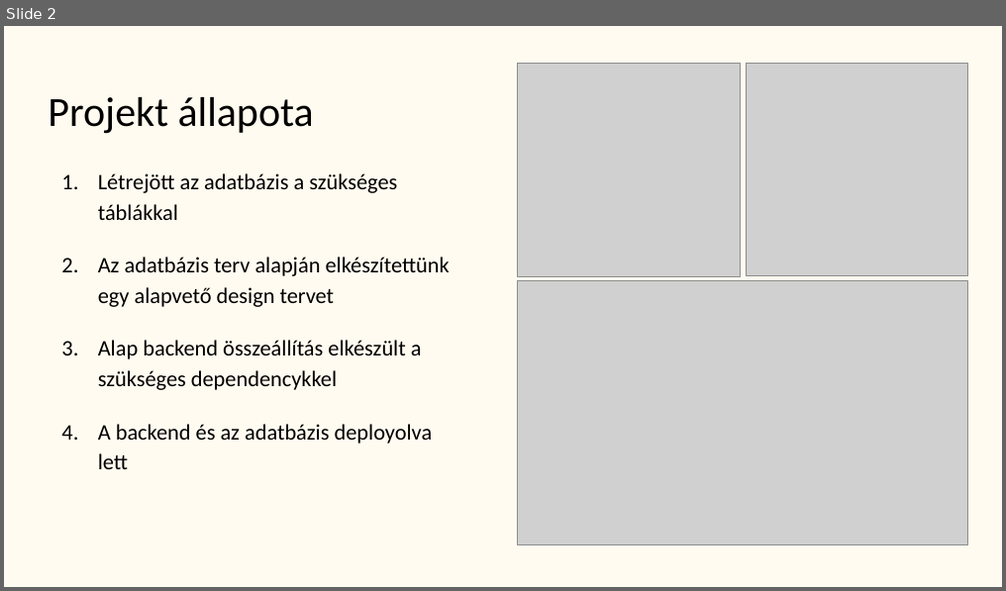
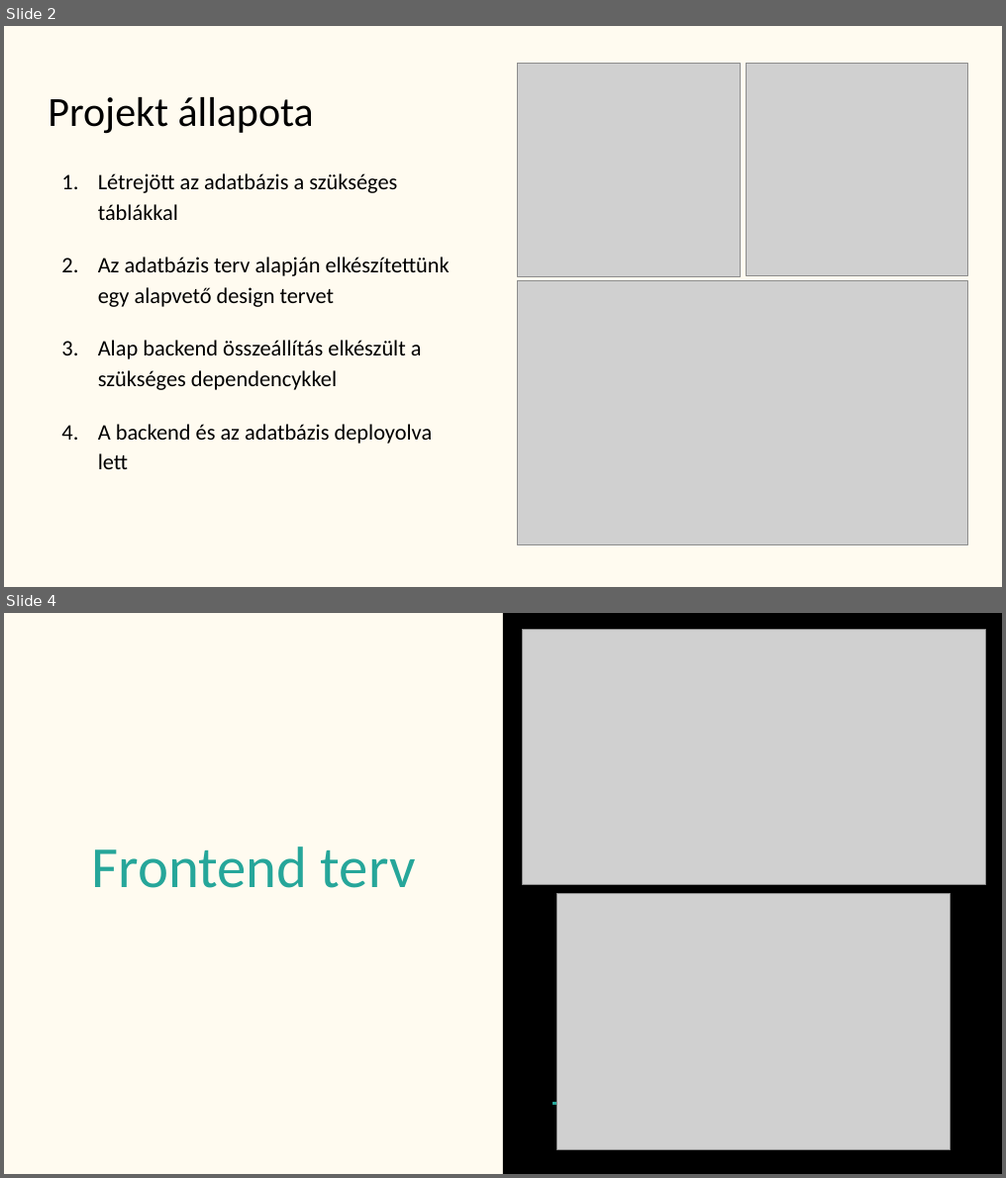
Before and after one commit to szabot1/ikt, a slide deck: docs/bemutato1.pptx. Shown one above the other, each under a label of ours: slide 2 before the commit, slides 2 and 4 after it; the slides between them are not shown. The pictures are 1006x591 and 1006x1178 pixels, drawn with LibreOffice and Linux fonts; fonts in the diff are those of the drawing; grey boxes stand for pictures. Boxes give left, top, right and bottom in pixels: in the first picture for what was removed or moved away, otherwise in the second. Text is boxed around its words. In the diff, an @@ line names an element or a change of style, - is before the commit and + after.

```diff
--- a/docs/bemutato1.pptx
+++ b/docs/bemutato1.pptx
@@ slide 4 added at box(4, 613, 1002, 1174), background #FFFBF0 @@
@@ rectangle added at box(503, 613, 1002, 1173), fill #000000 @@
@@ picture added at box(522, 630, 985, 885) @@
@@ title added at box(92, 847, 416, 888), 42 pt, text #26A69A @@
+Frontend terv
@@ picture added at box(556, 893, 950, 1150) @@
@@ line added from (552, 1104) to (628, 1104), #26A69A 1.5 pt @@
```
Also in this commit, not shown: 2 slides changed, 1 other slide added, 2 slides removed.
